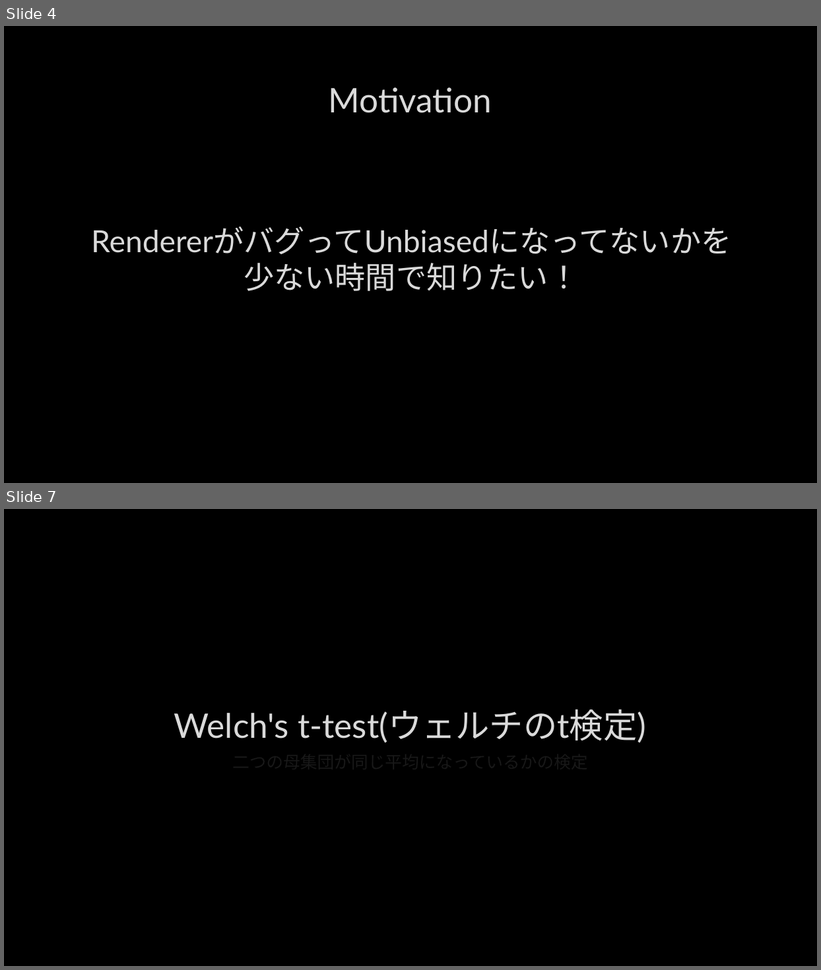
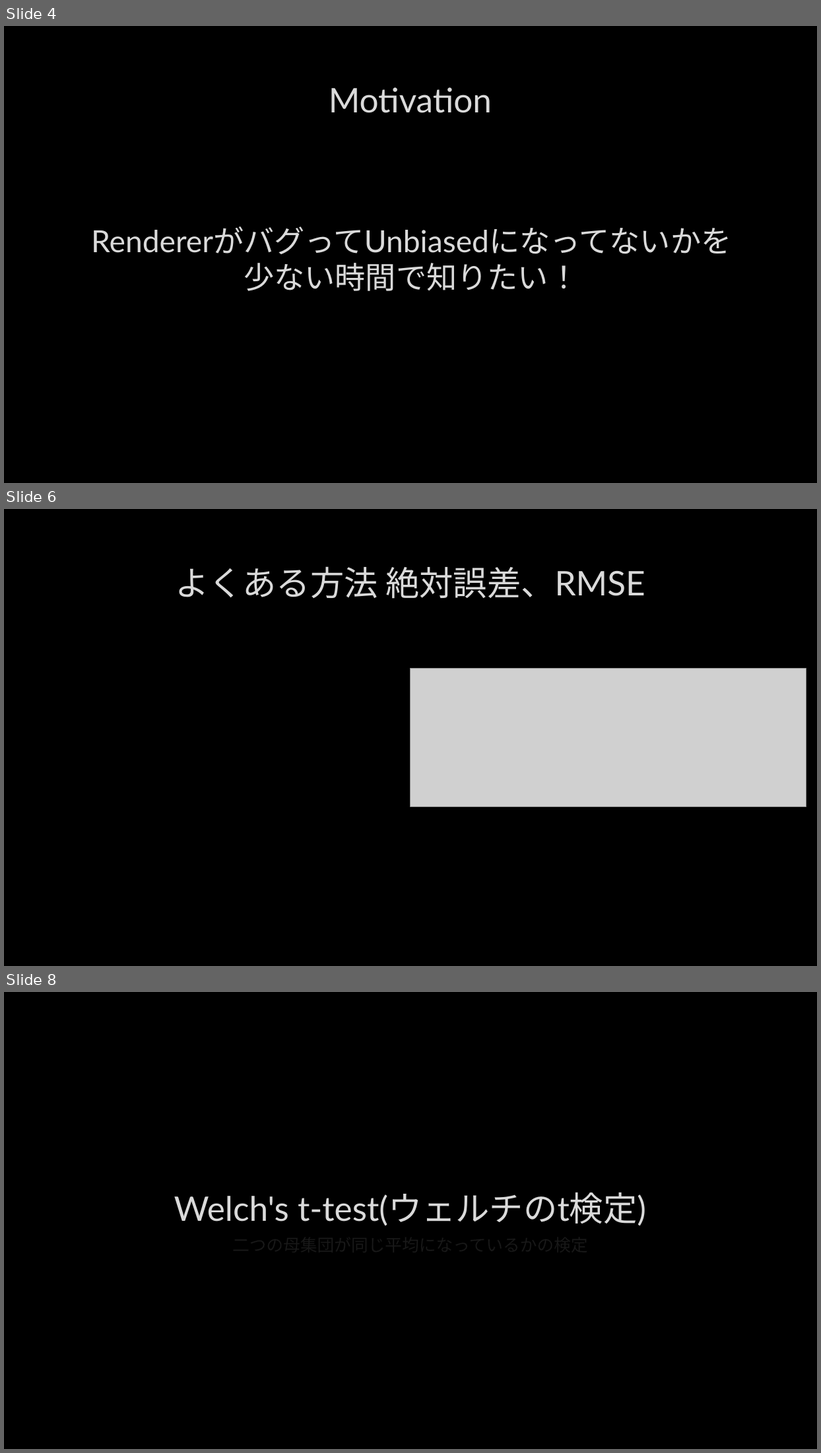
Before and after one commit to ykozw/detecting-bias, a slide deck: detecting_bias_in_monte_carlo_renderers_using_welch’s.pptx. Shown one above the other, each under a label of ours: slides 4 and 7 before the commit, slides 4, 6 and 8 after it; the slides between them are not shown. The pictures are 821x970 and 821x1453 pixels, drawn with LibreOffice and Linux fonts; fonts in the diff are those of the drawing; grey boxes stand for pictures; background and template pictures are left out. Boxes give left, top, right and bottom in pixels: in the first picture for what was removed or moved away, otherwise in the second. Text is boxed around its words. In the diff, an @@ line names an element or a change of style, - is before the commit and + after.

```diff
--- a/detecting_bias_in_monte_carlo_renderers_using_welch’s.pptx
+++ b/detecting_bias_in_monte_carlo_renderers_using_welch’s.pptx
@@ slide 6 added at [4,509,817,966], background picture (left out) @@
@@ title added at [175,566,646,599], 40 pt, text #DADADA @@
+よくある方法 絶対誤差、RMSE
@@ picture added at [411,669,806,807] @@
@@ what was slide 7 is now slide 8 @@
```
Also in this commit, not shown: 4 slides changed, 5 other slides added, 1 other file.
